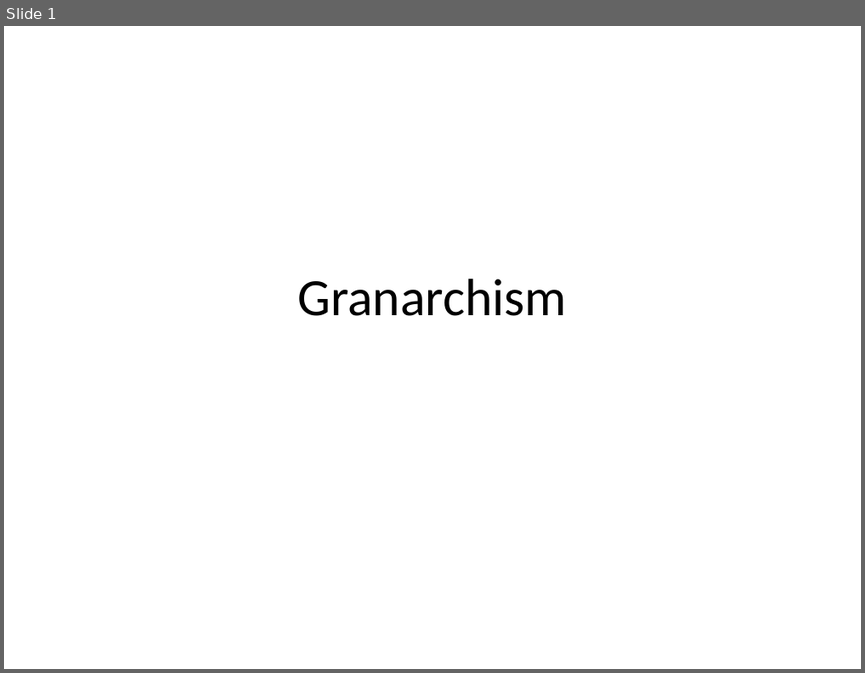
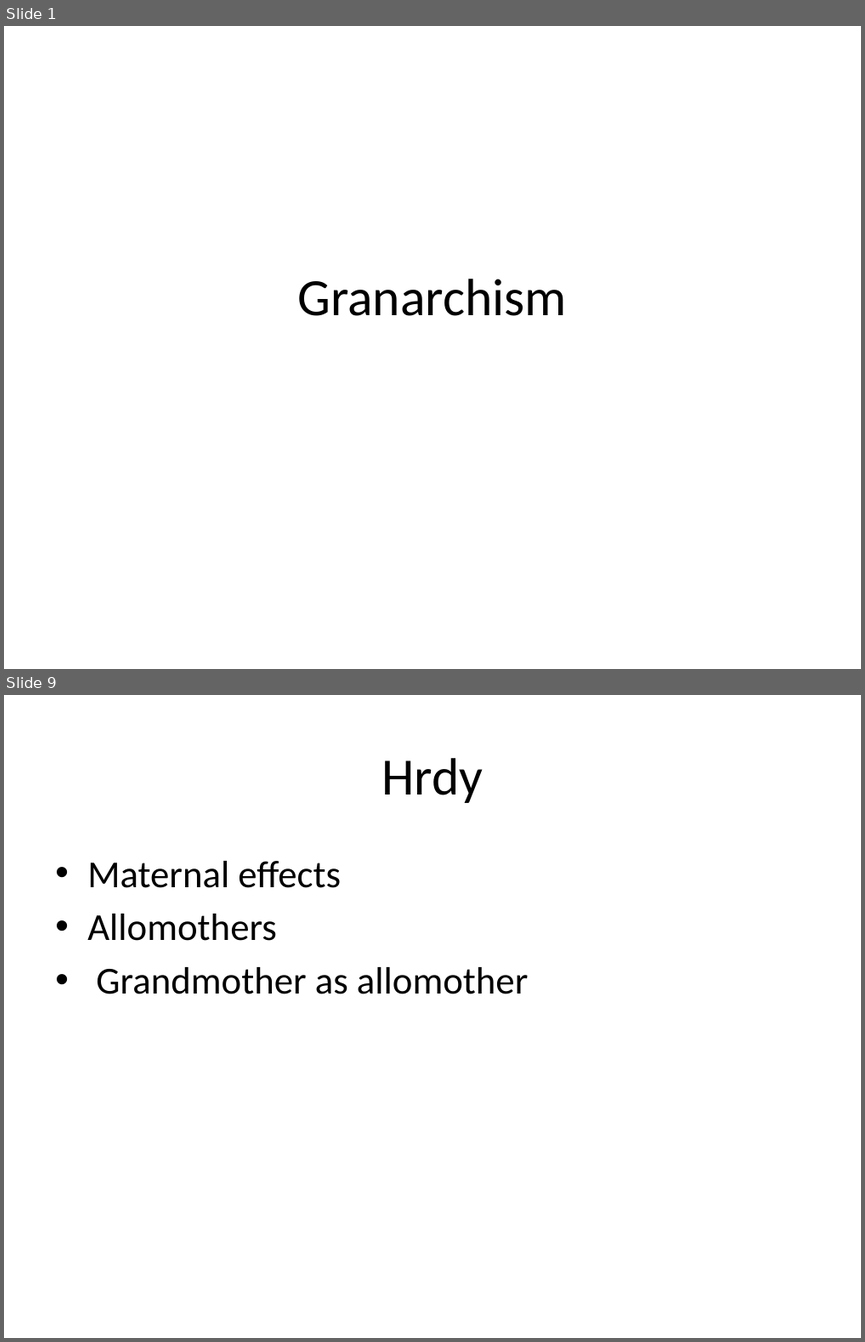
Before and after one commit to mcverter/Dissertation, a slide deck: work/__NEWEST__/KaG/220814_ASN_GRANARCHISM.pptx. Shown one above the other, each under a label of ours: slide 1 before the commit, slides 1 and 9 after it; the slides between them are not shown. The pictures are 865x673 and 865x1342 pixels, drawn with LibreOffice and Linux fonts; fonts in the diff are those of the drawing. Boxes give left, top, right and bottom in pixels: in the first picture for what was removed or moved away, otherwise in the second. Text is boxed around its words. In the diff, an @@ line names an element or a change of style, - is before the commit and + after.

```diff
--- a/work/__NEWEST__/KaG/220814_ASN_GRANARCHISM.pptx
+++ b/work/__NEWEST__/KaG/220814_ASN_GRANARCHISM.pptx
@@ slide 9 added at bbox=[4, 695, 861, 1338], background #FFFFFF @@
@@ title added at bbox=[381, 758, 483, 803], 44 pt, text #000000 @@
+Hrdy
@@ text added at bbox=[87, 861, 528, 994], 32 pt, text #000000 @@
+• Maternal effects
+• Allomothers
+• Grandmother as allomother
```
Also in this commit, not shown: 1 slide changed, 7 other slides added, 4 slides removed, 1 other file.
